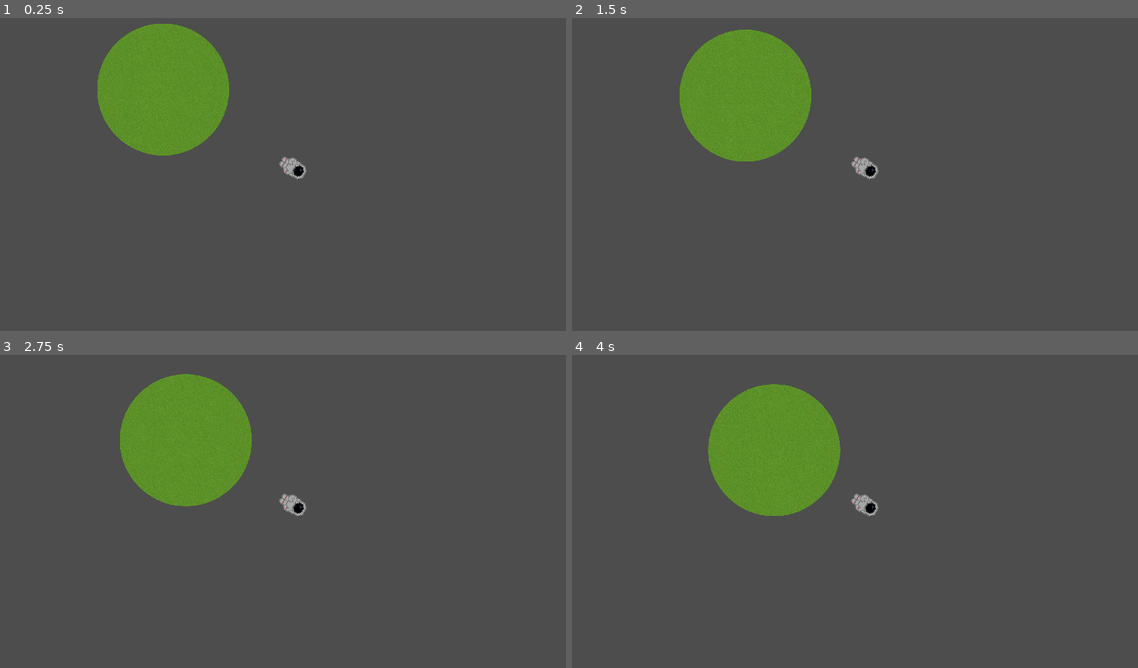
Above: before the commit, frames 1-4 (two rows, left to right).
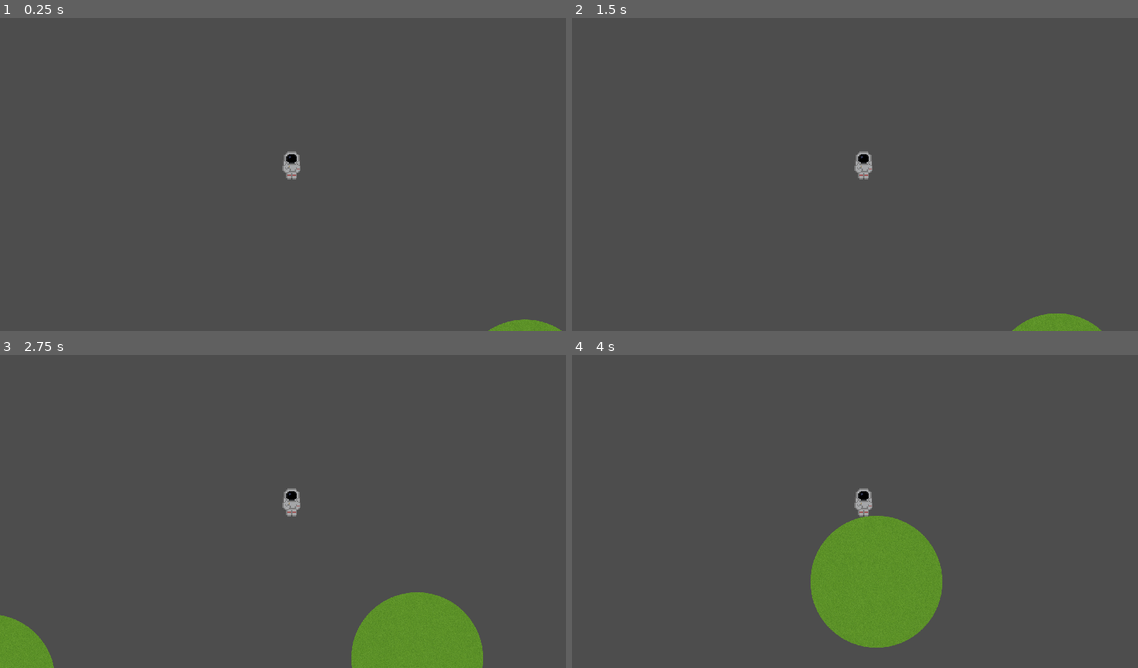
Above: after the commit, the same moments.

Repository: CS196Illinois/Group30-FA23
Game: Godot game, scene res://scenes/game/world.tscn
The game is run twice, just before and just after one commit, with the same random seed, the same clock (stepped at 60 frames per second) and the same inputs.
Inputs:
- Up to frame 1 (0.25 s): no input
- Up to frame 2 (1.5 s): hold D (move_right) 0.53-1.28 s; tap Space (jump) at 0.77 s; hold S (move_down) from 1.28 s (still down)
- Up to frame 3 (2.75 s): tap Space (jump) at 1.52 s; release S (move_down) at 2.03 s; hold D (move_right) from 2.03 s (still down)
- Up to frame 4 (4 s): release D (move_right) at 2.78 s; hold W (move_up) 2.78-3.53 s; tap Space (jump) at 3.02, 3.77 s; hold A (move_left) from 3.53 s (still down)

The runs differ from the first frame. In frame 1, 8.3% of the frame differs, in the area x 17-100%, y 1-100%; in frame 2, 8.6%; in frame 3, 14%; in frame 4, 16%, in the area x 24-66%, y 9-94%.

Commit message:
Updated Gravity physics

Diff:
--- a/Project/entities/player/player.gd
+++ b/Project/entities/player/player.gd
@@ -1,14 +1,16 @@
 extends CharacterBody2D
 
 # To be replaced with a system to detect the nearest planet once we instance multiple planets in the scene.
-@onready var planet = $"../Planet"
+@onready var collider = $"PlayerCollider"
+@onready var g = $"gravity"
+
+var planets = {}
+var current_planet
 
 # Player movement constants
 const MASS = 10
-const SPEED = 5000
-const JUMP_STRENGTH = 500
-const TERMINAL_VELOCITY = 20
-const MAX_WALK_SPEED = 20
+const MAX_FLYING_SPEED = 2000
+const FLYING_ACCELERATION = 200
 
 # Stores all the potential states that the player can be in, will be useful later to simplify complicated tasks.
 enum states {
@@ -17,7 +19,7 @@
 	FLYING
 }
 
-var current_state = states.FALLING
+var current_state = states.FLYING
 
 # Relative directions on the current planet.
 var relative_up = Vector2.UP
@@ -26,28 +28,71 @@
 var relative_left = Vector2.LEFT
 var rel_up_last_frame = relative_up
 
-var lateral_movement = 0.0
+var player_input = Vector2.ZERO
+var input_velocity = Vector2.ZERO
 var gravitational_pull = 0.0
+var grounded_gravitational_pull = 0.0
 
-func _physics_process(delta):
-	# Relative player direction vectors.
-	relative_up = (global_position - planet.global_position).normalized()
-	relative_down = -relative_up.normalized()
-	relative_left = Vector2(relative_up.y, -relative_up.x).normalized()
-	relative_right = -relative_left.normalized()
+var acceleration = Vector2.ZERO
 
+func _process(delta):
 	# Sets the rotation to be facing the right way relative to what is up on the planet's surface.
 	rotation = Vector2.UP.angle_to(relative_up)
 
+func _physics_process(delta):
+
+	# absolute gravitational influence
+	var gravitational_force = set_gravity()
+
+	# player input
+	match current_state:
+		states.GROUNDED:
+			pass
+		states.FLYING:
+			move_floating(delta)
+			velocity = clamp_vector(input_velocity, MAX_FLYING_SPEED) * delta
+
+
+		states.FALLING:
+			move_floating(delta)
+			velocity = (clamp_vector(input_velocity, MAX_FLYING_SPEED) + gravitational_force) * delta
+
+
+	print(velocity.length())
+	print(planets)
+	move_and_slide()
+
+# set gravity direction based on planet influence
+func set_gravity():
+	var gravity = Vector2.ZERO
+	for i in planets:
+		var direction = (planets[i].global_position - global_position).normalized()
+		var influence = ((25000 * MASS * planets[i].MASS) / (position.distance_squared_to(planets[i].position) * 2))
+		gravity += direction * influence
+	print(gravity.length())
+	g.target_position = gravity
+	return gravity
+
+'''func _physics_process(delta):
+	var grav_direction = Vector2.ZERO
+	for i in planets:
+		var direction = -(global_position - planets[i].global_position).normalized()
+		var influence = ((25000 * MASS * planets[i].MASS) / (position.distance_squared_to(planets[i].position) * 2))
+		grav_direction += direction * influence
+
 	# State machine.
 	match current_state:
-
 		states.GROUNDED:
-			velocity = velocity.rotated(velocity.angle_to(planet.position))
+			relative_up = (global_position - current_planet.global_position).normalized()
+			relative_down = -relative_up.normalized()
+			relative_left = Vector2(-relative_up.y, relative_up.x).normalized()
+			relative_right = -relative_left.normalized()
+			velocity = velocity.rotated(velocity.angle_to(current_planet.position))
+			rotation = Vector2.UP.angle_to(relative_up)
 
 			move_grounded(delta)
 
-			velocity = relative_down * gravitational_pull + relative_left * lateral_movement
+			velocity = relative_down * grounded_gravitational_pull + relative_left * lateral_movement
 
 			if Input.is_action_just_pressed("jump"):
 				velocity += relative_up * JUMP_STRENGTH
@@ -56,26 +101,33 @@
 				current_state = states.FALLING
 
 		states.FALLING:
-			handle_gravity(delta)
-			velocity = relative_down * gravitational_pull + relative_left * lateral_movement
+			move_floating(delta)
+			velocity = (Vector2(lateral_movement, vertical_movement) * 100 + grav_direction) * delta
+
+
 			if is_grounded():
 				current_state = states.GROUNDED
 
 		states.FLYING:
 			move_floating(delta)
-	move_and_slide()
+			velocity.x = lateral_movement
+			velocity.y = vertical_movement
+			velocity = clamp_vector(velocity, MAX_FLYING_SPEED)
+
+	move_and_slide()'''
 
 # Manipulates velocity according to gravitational formula.
 func handle_gravity(delta):
-	gravitational_pull = ((667 * MASS * planet.MASS ) / position.distance_squared_to(planet.position)) * delta
+	gravitational_pull = ((2000 * MASS * current_planet.MASS) / position.distance_squared_to(current_planet.position)) * delta
 
-# Manipulates velocity according t
+# Manipulates velocity according
 func move_floating(delta):
-	velocity += Input.get_action_strength("move_left") * relative_left + Input.get_action_strength("move_right") * relative_right
+	player_input = Vector2(Input.get_axis("move_left", "move_right"), Input.get_axis("move_up", "move_down")).normalized()
+	input_velocity += player_input * FLYING_ACCELERATION
 
 # Manipulates velocity according to the player's lateral input (left, right).
 func move_grounded(delta):
-	lateral_movement = Input.get_axis("move_left", "move_right") * SPEED * delta
+	player_input.x = Input.get_axis("move_left", "move_right") * delta
 
 # Checks if the player is grounded using the floor collision raycast.
 func is_grounded():
@@ -87,3 +139,23 @@
 		return vector.normalized() * maximum_length
 
 	return vector
+
+func _on_player_area_area_entered(area):
+	if area.is_in_group("PlanetGravity"):
+		if current_state != states.FALLING:
+			current_state = states.FALLING
+		var p = area.get_parent()
+		planets[p.get_name()] = p
+
+	elif area.is_in_group("OrientField"):
+		current_planet = area.get_parent()
+		if current_state != states.GROUNDED:
+			current_state = states.GROUNDED
+
+
+func _on_player_area_area_exited(area):
+	if area.is_in_group("PlanetGravity"):
+		var p = area.get_parent()
+		planets.erase(p.get_name())
+		if planets.is_empty():
+			current_state = states.FLYING
--- a/Project/entities/player/player.tscn
+++ b/Project/entities/player/player.tscn
@@ -6,11 +6,17 @@
 [sub_resource type="RectangleShape2D" id="RectangleShape2D_ly33n"]
 size = Vector2(9, 21)
 
-[node name="Player" type="CharacterBody2D"]
+[node name="Player" type="CharacterBody2D" groups=["Player"]]
 script = ExtResource("1_w8gh3")
 
 [node name="PlayerSprite" type="Sprite2D" parent="."]
 texture = ExtResource("2_xtvsy")
+
+[node name="PlayerArea" type="Area2D" parent="."]
+
+[node name="PlanetDetection" type="CollisionShape2D" parent="PlayerArea"]
+position = Vector2(-0.5, -0.5)
+shape = SubResource("RectangleShape2D_ly33n")
 
 [node name="PlayerCollider" type="CollisionShape2D" parent="."]
 position = Vector2(-0.5, -0.5)
@@ -18,3 +24,8 @@
 
 [node name="RayDown" type="RayCast2D" parent="."]
 target_position = Vector2(0, 11)
+
+[node name="gravity" type="RayCast2D" parent="."]
+
+[connection signal="area_entered" from="PlayerArea" to="." method="_on_player_area_area_entered"]
+[connection signal="area_exited" from="PlayerArea" to="." method="_on_player_area_area_exited"]
--- a/Project/scenes/game/elements/planet.gd
+++ b/Project/scenes/game/elements/planet.gd
@@ -1,6 +1,6 @@
 extends StaticBody2D
 
-@export var MASS = 1000
+@export var MASS = 500
 
 # Called when the node enters the scene tree for the first time.
 func _ready():
--- a/Project/scenes/game/elements/planet.tscn
+++ b/Project/scenes/game/elements/planet.tscn
@@ -1,10 +1,16 @@
-[gd_scene load_steps=4 format=3 uid="uid://cd3vhowegudjv"]
+[gd_scene load_steps=6 format=3 uid="uid://cd3vhowegudjv"]
 
 [ext_resource type="Script" path="res://scenes/game/elements/planet.gd" id="1_iodc6"]
 [ext_resource type="Texture2D" uid="uid://foeasaih0hr1" path="res://scenes/game/elements/planet.png" id="2_1gcn1"]
 
 [sub_resource type="CircleShape2D" id="CircleShape2D_5n5yc"]
 radius = 54.1479
+
+[sub_resource type="CircleShape2D" id="CircleShape2D_f1w1v"]
+radius = 240.468
+
+[sub_resource type="CircleShape2D" id="CircleShape2D_i006o"]
+radius = 90.0056
 
 [node name="Planet" type="StaticBody2D"]
 script = ExtResource("1_iodc6")
@@ -15,3 +21,13 @@
 
 [node name="PlanetCollider" type="CollisionShape2D" parent="."]
 shape = SubResource("CircleShape2D_5n5yc")
+
+[node name="PlanetGravity" type="Area2D" parent="." groups=["PlanetGravity"]]
+
+[node name="PlanetGravityShape" type="CollisionShape2D" parent="PlanetGravity"]
+shape = SubResource("CircleShape2D_f1w1v")
+
+[node name="OrientField" type="Area2D" parent="." groups=["OrientField"]]
+
+[node name="OrientFieldShape" type="CollisionShape2D" parent="OrientField"]
+shape = SubResource("CircleShape2D_i006o")
--- a/Project/scenes/game/world.tscn
+++ b/Project/scenes/game/world.tscn
@@ -9,11 +9,17 @@
 
 [node name="Planet" parent="." instance=ExtResource("2_syn3w")]
 
+[node name="Planet2" parent="." instance=ExtResource("2_syn3w")]
+position = Vector2(353, -18)
+
 [node name="Camera" type="Camera2D" parent="."]
-position = Vector2(107, 65)
+position = Vector2(160, -198)
 
 [node name="Player" parent="." instance=ExtResource("3_e60v0")]
-position = Vector2(107, 65)
+position = Vector2(161, -198)
 
 [node name="CameraTransformer" type="RemoteTransform2D" parent="Player"]
+position = Vector2(-1, 0)
+scale = Vector2(2.381, 2.381)
 remote_path = NodePath("../../Camera")
+update_scale = false
